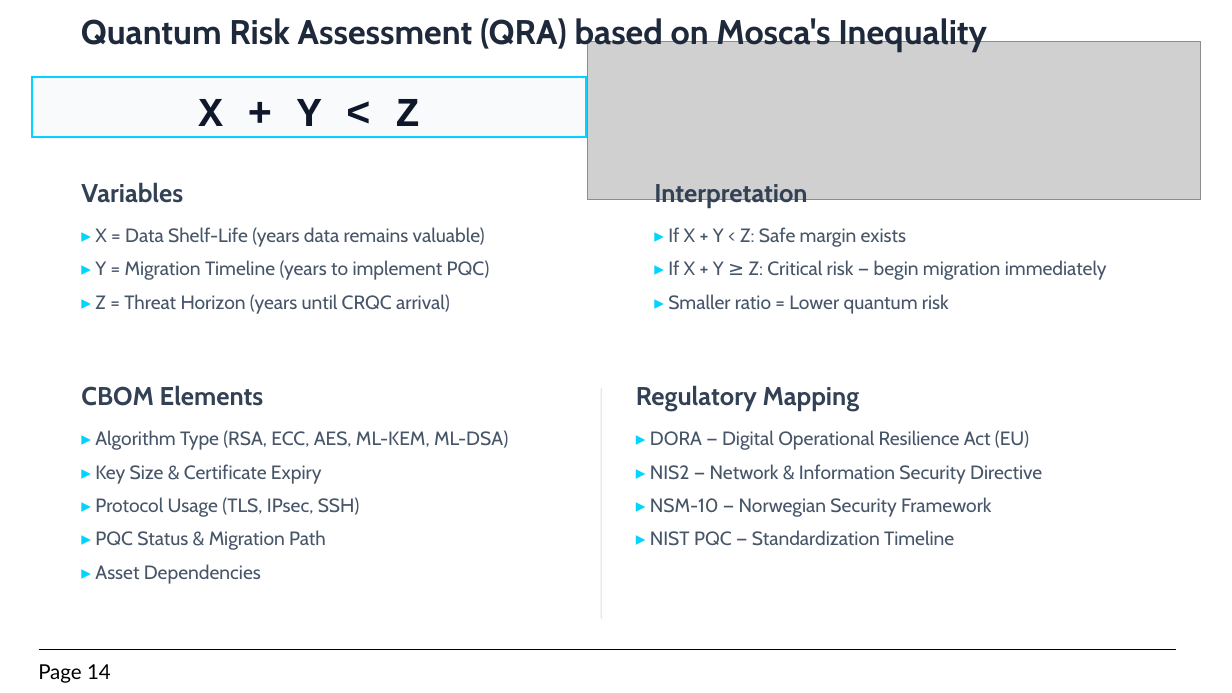
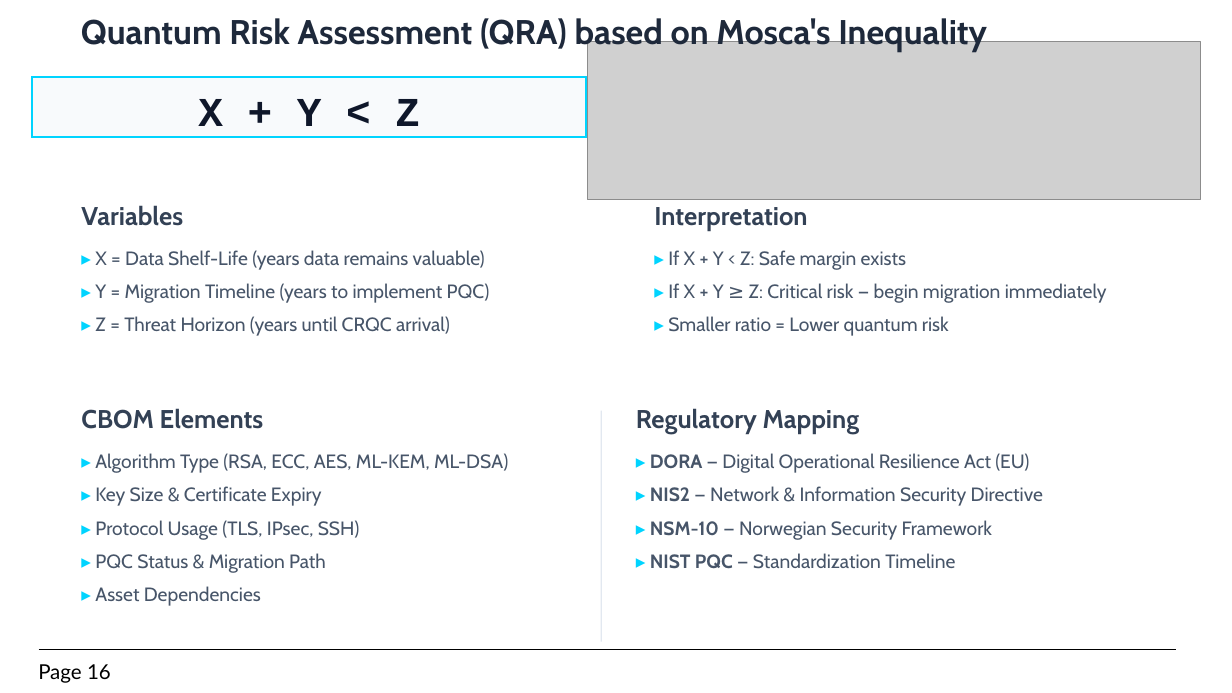
Before and after one commit to 7elmie/EGQCC, a slide deck: slide 16 of Presentations/5.Quantum Risk Assesment.pptx (slide 14 before the commit). Drawn at 1232x693 pixels with LibreOffice and Linux fonts; fonts in the diff are those of the drawing; grey boxes stand for pictures. Boxes give left, top, right and bottom in pixels: in the first picture for what was removed or moved away, otherwise in the second. Text is boxed around its words. In the diff, an @@ line names an element or a change of style, - is before the commit and + after.

Commit message:
Update Quantum Risk Assessment presentation and add protocol comparison files

```diff
--- a/Presentations/5.Quantum Risk Assesment.pptx
+++ b/Presentations/5.Quantum Risk Assesment.pptx
@@ 4 texts: place and size @@
-4 texts at [81,182,1107,314]
+4 texts at [81,205,1107,336]
@@ 4 texts, 1 rectangle: place and size @@
-4 texts, 1 rectangle at [81,385,1042,619]
+4 texts, 1 rectangle at [81,408,1043,641]
@@ text "▸ DORA — Digital Operational ..." at [650,453,1043,569]: bold on in "DORA", "NIS2", "NSM-10", "NIST PQC" @@
@@ page number at [38,664,111,683]: text changed @@
-Page 14
+Page 16
```
Also in this commit, not shown: 1 other slide changed, 2 slides added, 4 other files.
